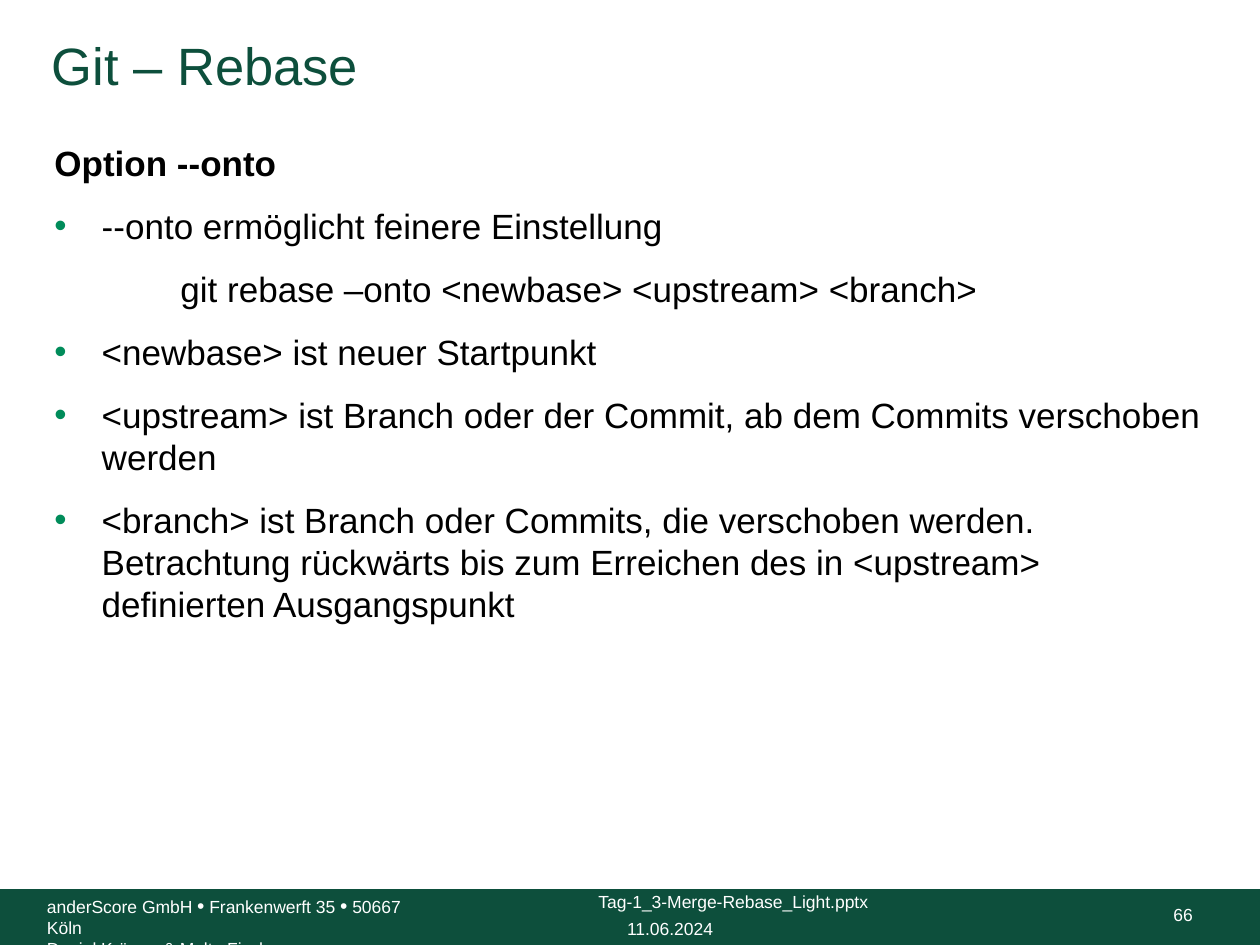
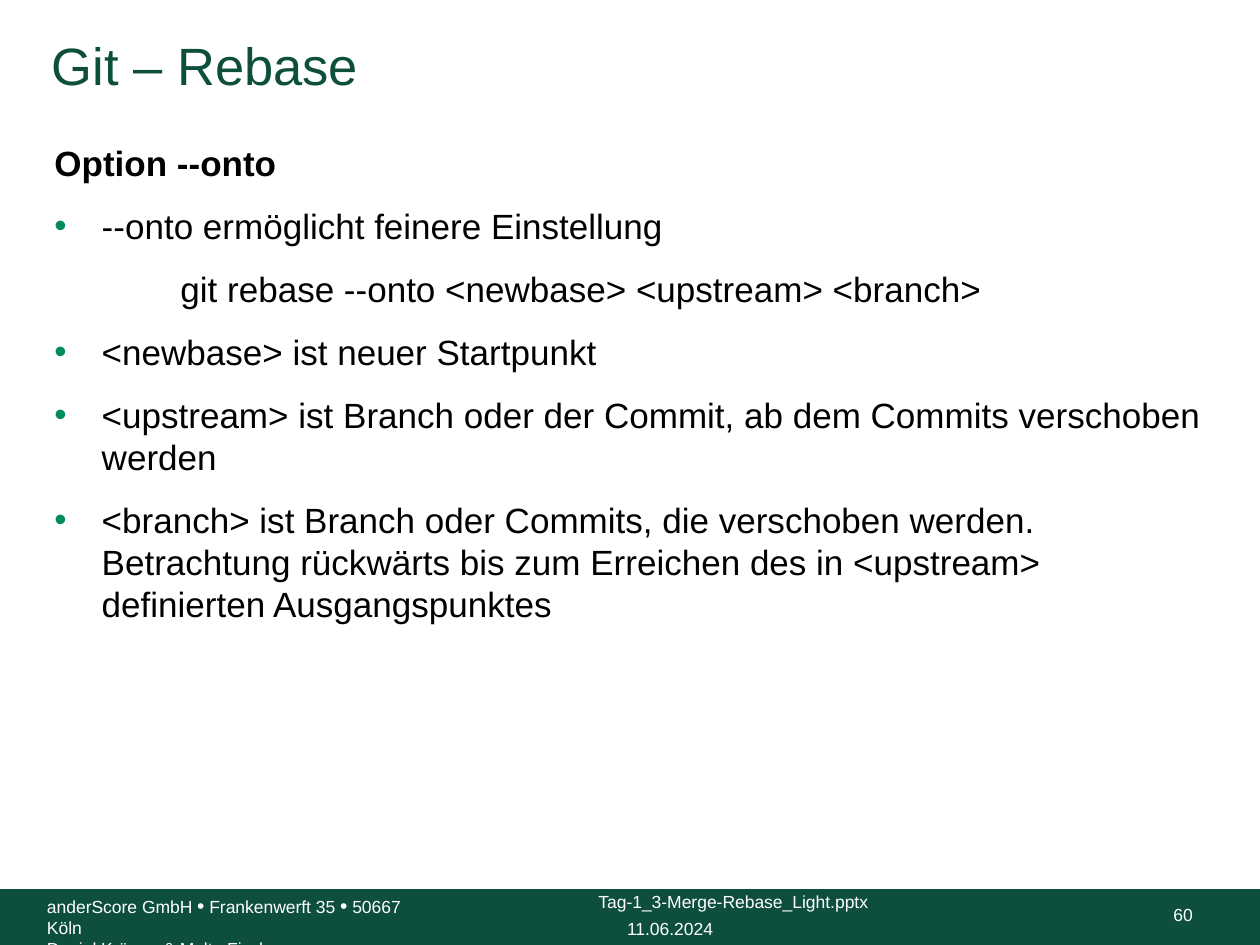
Before and after one commit to anderscore-gmbh/gitlab, a slide deck: slide 60 of slides/Tag-1_3-Merge-Rebase_Light.pptx (slide 66 before the commit). Drawn at 1260x945 pixels with LibreOffice and Linux fonts; fonts in the diff are those of the drawing; background and template pictures are left out. Boxes give left, top, right and bottom in pixels: in the first picture for what was removed or moved away, otherwise in the second. Text is boxed around its words. In the diff, an @@ line names an element or a change of style, - is before the commit and + after.

```diff
--- a/slides/Tag-1_3-Merge-Rebase_Light.pptx
+++ b/slides/Tag-1_3-Merge-Rebase_Light.pptx
@@ text at [180, 276, 981, 309]: text changed @@
-git rebase –onto <newbase> <upstream> <branch>
+git rebase --onto <newbase> <upstream> <branch>
@@ text at [102, 507, 1040, 624]: text changed @@
-• <branch> ist Branch oder Commits, die verschoben werden. Betrachtung rückwärts bis zum Erreichen des in <upstream> definierten Ausgangspunkt
+• <branch> ist Branch oder Commits, die verschoben werden. Betrachtung rückwärts bis zum Erreichen des in <upstream> definierten Ausgangspunktes
@@ page number at [1173, 908, 1192, 921]: text changed @@
-66
+60
```
Also in this commit, not shown: 52 other slides changed, 5 other files.
